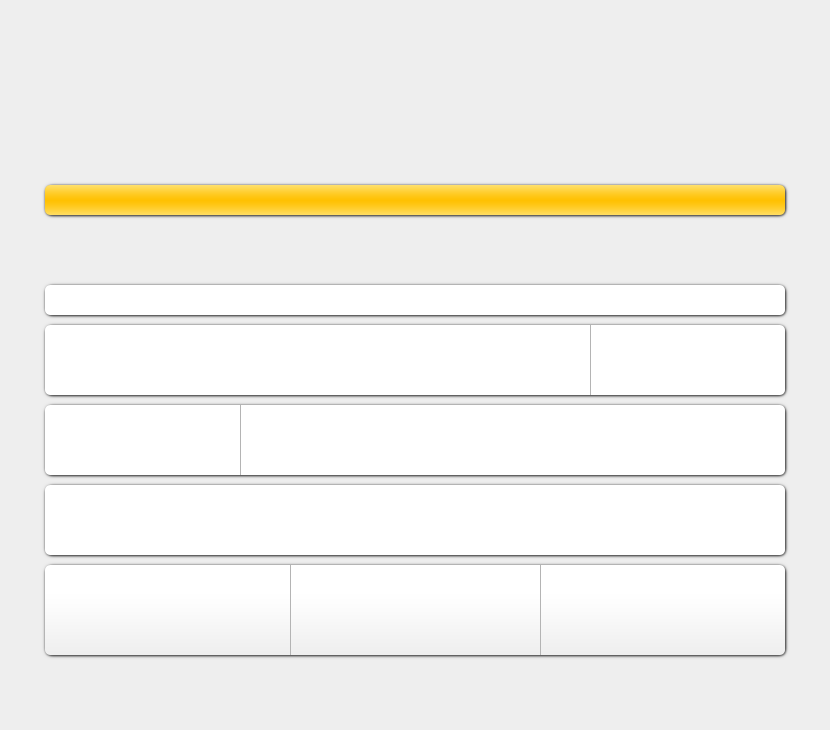
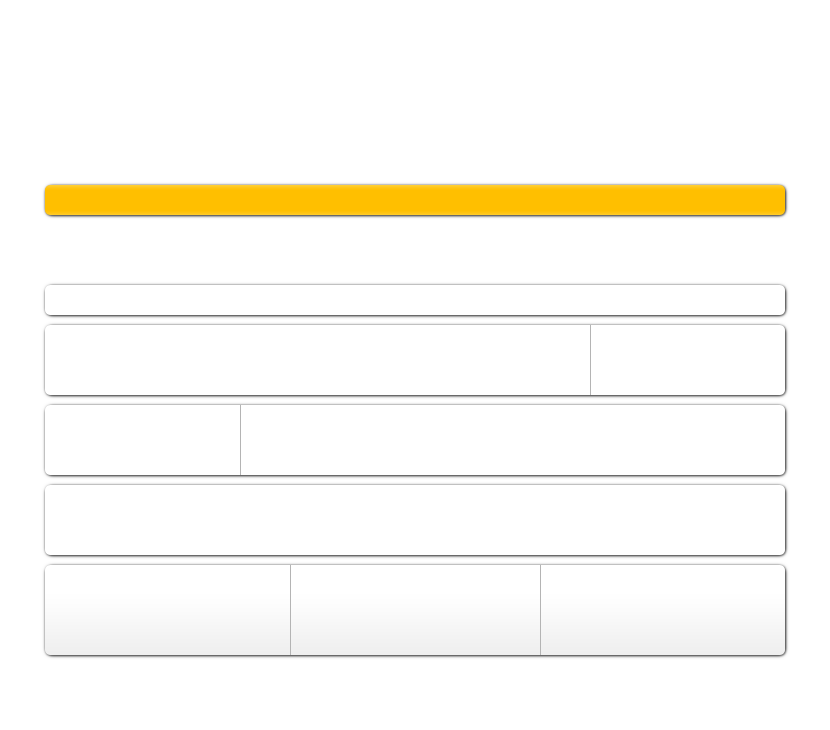
Layer changes from the first w=830, h=730 image to the second:
painted on "Background" over (0, 0, 830, 730)
